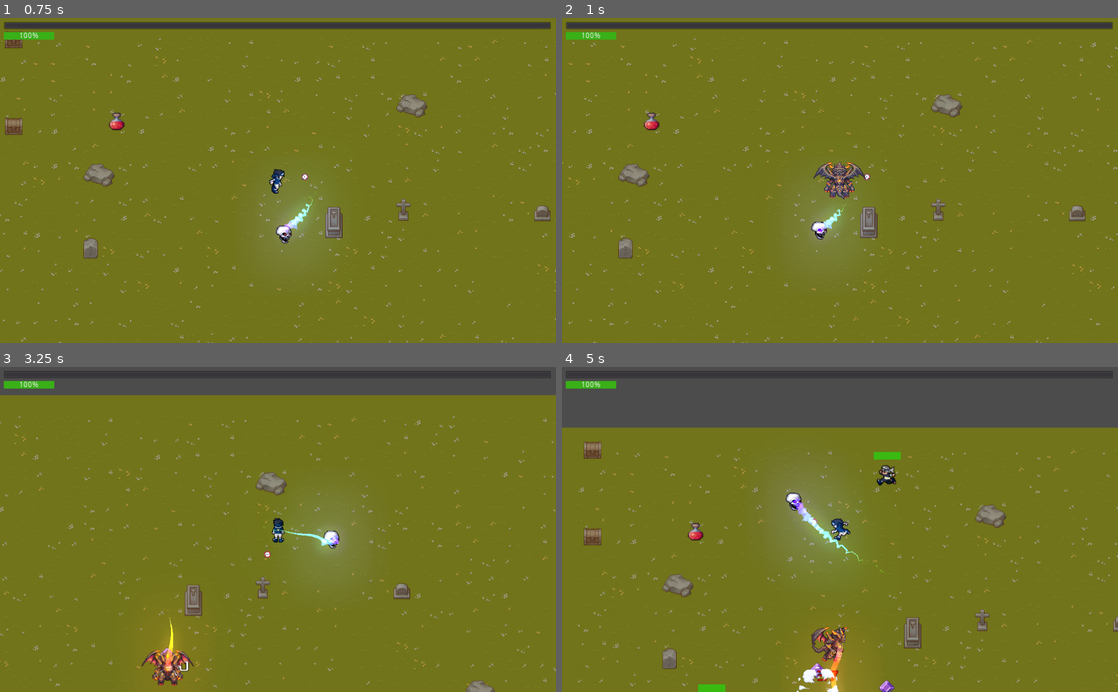
Above: before the commit, frames 1-4 (two rows, left to right).
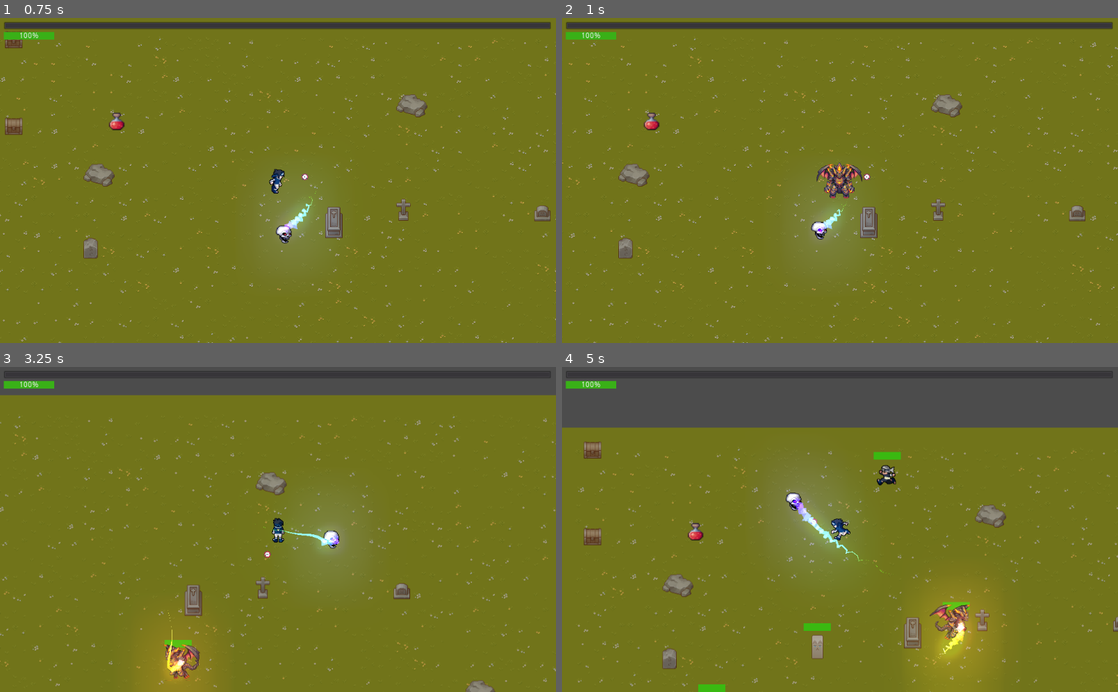
Above: after the commit, the same moments.

Repository: fabricejeannet/the-lost-temple
Game: Godot game, scene res://scenes/world/World.tscn
Same seed, same stepped clock (60 frames per second), same inputs: the game is played once before the commit and once after it. The engine's default icon, where the game draws it, is replaced by a stand-in: a white triangle on a blue panel in a dark square.
Inputs (mouse positions are in pixels of both pictures, inside the frame that each line leads up to):
- Up to frame 1 (0.75 s): move the mouse to (400, 164) at 0.52 s; hold Right (ui_right) from 0.53 s (still down)
- Up to frame 2 (1 s): keep holding Right (ui_right)
- Up to frame 3 (3.25 s): move the mouse to (166, 545) at 1.27 s; release Right (ui_right) at 1.28 s; hold Down (ui_down) 1.28-2.03 s; move the mouse to (333, 458) at 2.02 s; hold Right (ui_right) 2.03-2.78 s; move the mouse to (250, 594) at 2.77 s; hold Up (ui_up) from 2.78 s (still down)
- Up to frame 4 (5 s): move the mouse to (1006, 578) at 3.52 s; release Up (ui_up) at 3.53 s; hold Left (ui_left) from 3.53 s (still down); move the mouse to (673, 480) at 4.27 s

Frame 1 is identical in both runs. In frame 2, 0.5% of the frame differs, in the area x 45-55%, y 44-56%; in frame 3, 0.9%; in frame 4, 4.2%, in the area x 42-78%, y 69-100%.

Commit message:
Starting to implement attack behavior for Seek And Destroy skill

Diff:
--- a/scenes/skills/seek_and_destroy/SeekAndDestroy.gd
+++ b/scenes/skills/seek_and_destroy/SeekAndDestroy.gd
@@ -7,6 +7,8 @@
 var motion
 var orientation
 var closest_enemy
+var _in_attack_range:bool = false
+var target = null
 
 export var speed:float = 200.0
 export var damage:float = 100.0
@@ -15,7 +17,7 @@
 
 onready var Nodes = get_node("/root/Nodes")
 onready var path_line = $PathLine
-onready var timer = $Timer
+onready var timer = $LifeTimer
 onready var walk_animation_manager = $WalkAnimationManager
 onready var animation_player = $AnimationPlayer
 
@@ -51,14 +53,33 @@
 
 			position += motion
 
+	if has_a_target() and is_in_attack_range():
+		animation_player.play("idle") # A remplacer par l'animation d'attaque
+	else:
+		orientation = walk_animation_manager.get_orientation_according_to(motion)
+		walk_animation_manager.play_animation_corresponding_to_orientation(animation_player, orientation)
 
-	orientation = walk_animation_manager.get_orientation_according_to(motion)
-	walk_animation_manager.play_animation_corresponding_to_orientation(animation_player, orientation)
 
 
 func _on_SeekAndDestroy_body_entered(body):
-	if body.is_in_group("enemy"):
-		body.hurt(damage)
+	if body.is_in_group("enemy") and has_a_target():
+		_in_attack_range = true
+		target = body
+		target.hurt(damage)
+
+
+func _on_SeekAndDestroy_body_exited(body):
+	if body == target:
+		target = null
+		_in_attack_range = false
+
+
+func has_a_target() -> bool:
+	return is_instance_valid(target)
+
+
+func is_in_attack_range() -> bool:
+	return _in_attack_range
 
 
 func _on_Timer_timeout():
--- a/scenes/skills/seek_and_destroy/SeekAndDestroy.tscn
+++ b/scenes/skills/seek_and_destroy/SeekAndDestroy.tscn
@@ -16,7 +16,7 @@
 colors = PoolColorArray( 0, 0, 0, 0, 0, 0, 0, 0, 0.968627, 0.784314, 0.282353, 1, 0.910156, 0.587919, 0.032574, 1, 0.800781, 0.0185444, 0.0185444, 1, 0.921569, 0.803922, 0.803922, 0 )
 
 [sub_resource type="CircleShape2D" id=4]
-radius = 16.0
+radius = 34.0147
 
 [sub_resource type="Animation" id=5]
 resource_name = "idle"
@@ -105,6 +105,7 @@
 
 [node name="SeekAndDestroy" type="Area2D"]
 script = ExtResource( 1 )
+damage = 5.0
 duration = 60.0
 min_distance = 20.0
 
@@ -112,7 +113,6 @@
 texture = ExtResource( 2 )
 hframes = 3
 vframes = 4
-frame = 10
 
 [node name="Line2D" type="Line2D" parent="Sprite"]
 modulate = Color( 1.5, 1.5, 1.5, 1 )
@@ -130,7 +130,7 @@
 [node name="PathLine" type="Line2D" parent="."]
 visible = false
 
-[node name="Timer" type="Timer" parent="."]
+[node name="LifeTimer" type="Timer" parent="."]
 
 [node name="AnimationPlayer" type="AnimationPlayer" parent="."]
 anims/idle = SubResource( 5 )
@@ -142,4 +142,5 @@
 [node name="WalkAnimationManager" parent="." instance=ExtResource( 4 )]
 
 [connection signal="body_entered" from="." to="." method="_on_SeekAndDestroy_body_entered"]
-[connection signal="timeout" from="Timer" to="." method="_on_Timer_timeout"]
+[connection signal="body_exited" from="." to="." method="_on_SeekAndDestroy_body_exited"]
+[connection signal="timeout" from="LifeTimer" to="." method="_on_Timer_timeout"]
--- a/scripts/NavigationTileMap.gd
+++ /dev/null
@@ -1,18 +0,0 @@
-extends TileMap
-
-
-onready var ground = get_tree().get_root().find_node("Ground", true, false)
-onready var obstacles = get_tree().get_root().find_node("LowDecorativeElements", true, false)
-
-func _ready():
-	var level_cells = ground.get_used_cells_by_id(0) #if tile id 0
-	var obstacles_cells = obstacles.get_used_cells()
-	for i in obstacles_cells:
-		level_cells.erase(i)
-	for i in level_cells:
-		set_cellv(i,0)
-
-	update_dirty_quadrants()
-
-
-#	print("w & h : " + str(get_used_rect().size))
--- a/scripts/Player.gd
+++ /dev/null
@@ -1,60 +0,0 @@
-extends KinematicBody2D
-
-signal orientation_changed
-
-const MOTION_SPEED = 200.0 # Pixels/second.
-
-var orientation
-var last_orientation
-var health_bar:ProgressBar
-var xp_bar:ProgressBar
-
-export var critic_rate = 0.2
-
-onready var walk_animation_manager = $WalkAnimationManager
-onready var health:HealthNode = $HeatlhNode
-onready var xp:XPNode = $XPNode
-onready var sight = $Sight/Sprite
-onready var _random = RandomNumberGenerator.new()
-onready var fct_mgr = $FCTMgr
-onready var Nodes = get_node("/root/Nodes")
-
-
-func _ready():
-	health_bar = Nodes.health_bar
-	#warning-ignore:return_value_discarded
-	health.connect("health_updated", health_bar, "update_values")
-	xp_bar = Nodes.xp_bar
-	#warning-ignore:return_value_discarded
-	xp.connect("xp_updated", xp_bar, "update_values")
-
-
-func _physics_process(_delta):
-	var motion = compute_motion()
-
-	orientation = walk_animation_manager.get_orientation_according_to(motion)
-	if orientation != last_orientation:
-		emit_signal("orientation_changed", orientation)
-		last_orientation = orientation
-
-	walk_animation_manager.play_animation_corresponding_to_orientation($AnimationPlayer, orientation)
-	#warning-ignore:return_value_discarded
-	move_and_slide(motion)
-
-
-func compute_motion() -> Vector2:
-	var motion = Vector2()
-	motion.x = Input.get_action_strength("ui_right") - Input.get_action_strength("ui_left")
-	motion.y = Input.get_action_strength("ui_down") - Input.get_action_strength("ui_up")
-	motion.y /= 2
-	motion = motion.normalized() * MOTION_SPEED
-	return motion
-
-
-func gets_a_critic() -> bool:
-	return _random.randf_range(0.0, 1.0) < critic_rate
-
-
-func hurt(damage:float, crit:bool) -> void :
-	fct_mgr.show_value(damage, crit)
-	health.consume(int(damage))
--- a/scripts/Sight.gd
+++ /dev/null
@@ -1,4 +0,0 @@
-extends Line2D
-
-func _process(_delta):
-	look_at(get_global_mouse_position())
--- a/scripts/TrailEffect.gd
+++ /dev/null
@@ -1,14 +0,0 @@
-extends Line2D
-
-export var  max_points = 30
-export(float, 0.0, 10.0, 0.1) var coeff_sinusoidal = 5.0
-
-func _ready():
-	set_as_toplevel(true)
-	clear_points()
-
-func _physics_process(_delta):
-	var skull_position = get_parent().global_position
-	add_point(skull_position + Vector2(sin(skull_position.x) * coeff_sinusoidal, cos(skull_position.x) * coeff_sinusoidal))
-	if points.size() > max_points :
-		remove_point(0)
--- a/scripts/XPNode.gd
+++ /dev/null
@@ -1,37 +0,0 @@
-extends Node2D
-
-class_name XPNode
-
-signal xp_updated
-signal level_up
-
-
-export var max_xp:int
-
-var current_xp:int = 0
-
-func get_max_xp() -> int :
-	return max_xp
-
-
-func set_max_xp(max_health:int) :
-	max_xp = max_health
-	print("Max xp points is now " + str(max_xp))
-	emit_signal("xp_updated", max_xp, current_xp)
-
-
-func increase(value:int) -> void:
-	_set_current_xp(current_xp + value)
-	if current_xp >= max_xp:
-		emit_signal("level_up")
-
-
-func consume(value:int) -> void:
-	_set_current_xp(current_xp - value)
-	if current_xp <= 0:
-		emit_signal("has_died")
-
-
-func _set_current_xp(value:int) -> void:
-	current_xp = value
-	emit_signal("xp_updated", max_xp, current_xp)
